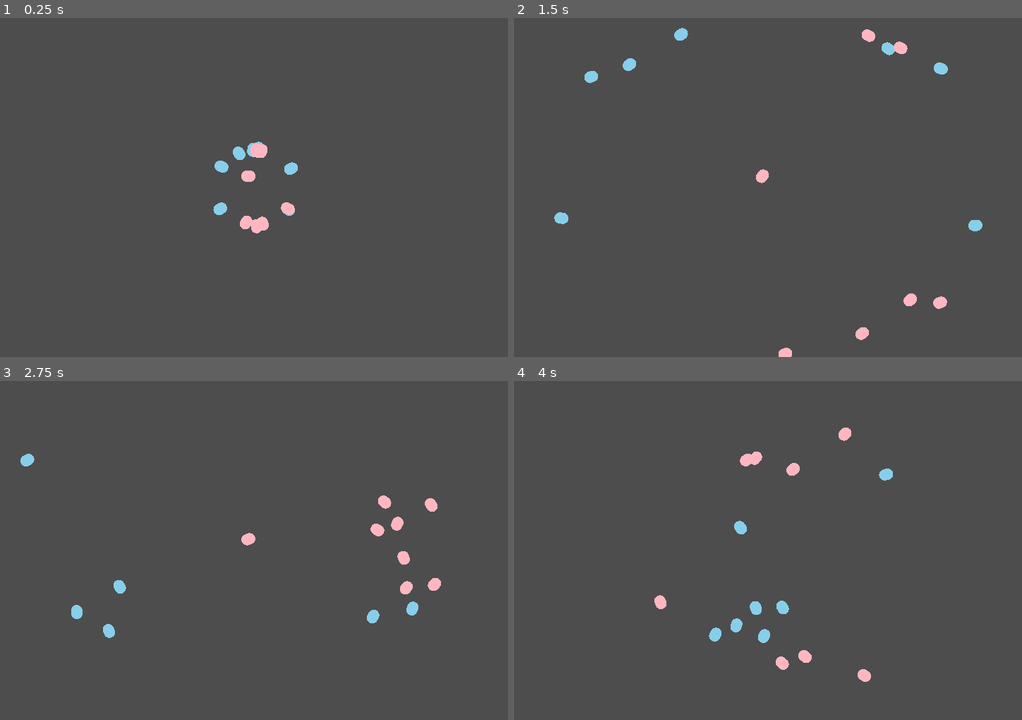
Above: before the commit, frames 1-4 (two rows, left to right).
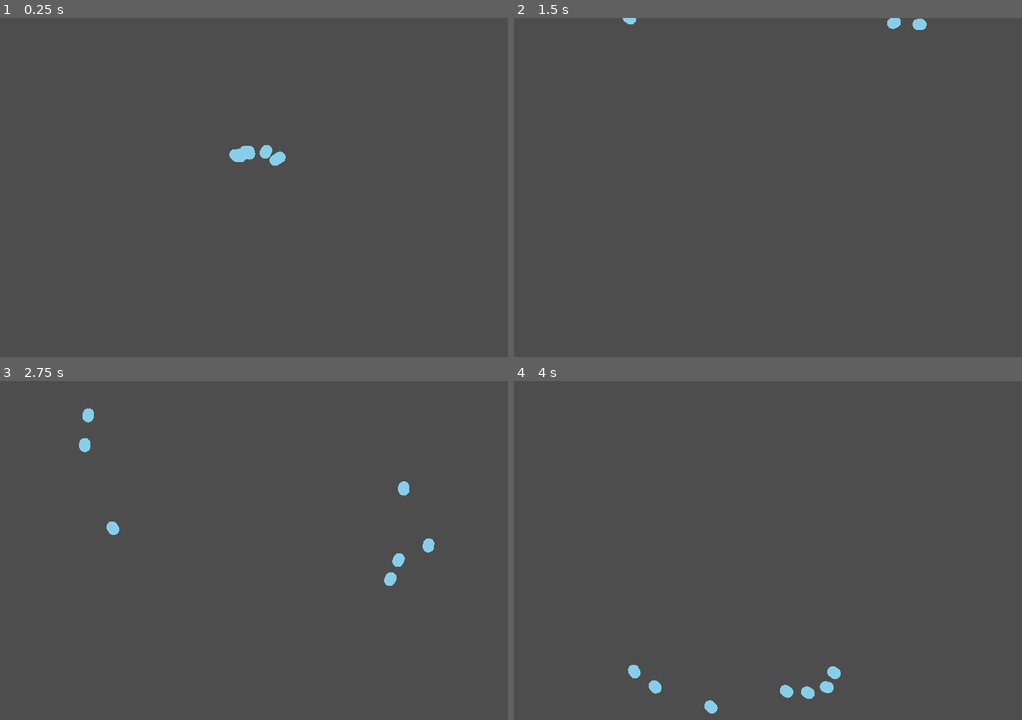
Above: after the commit, the same moments.

Repository: stevemjcu/Pond
Game: Godot game, scene res://scenes/main.tscn
The game is run twice, just before and just after one commit, with the same random seed, the same clock (stepped at 60 frames per second) and the same inputs.
Inputs:
- Up to frame 1 (0.25 s): no input
- Up to frame 2 (1.5 s): hold D (right) 0.53-1.28 s; hold A (left) from 1.28 s (still down)
- Up to frame 3 (2.75 s): release A (left) at 2.03 s; hold D (right) from 2.03 s (still down)
- Up to frame 4 (4 s): release D (right) at 2.78 s; hold W (forward) 2.78-3.53 s; hold A (left) from 3.53 s (still down)

The runs differ from the first frame. In frame 1, 0.9% of the frame differs, in the area x 41-59%, y 36-64%; in frame 2, 1.2%; in frame 3, 1.6%; in frame 4, 1.7%, in the area x 22-75%, y 13-99%.

Commit message:
Add prototype bevy scene

Diff:
--- /dev/null
+++ b/scenes/bevy.tscn
@@ -0,0 +1,14 @@
+[gd_scene load_steps=3 format=3 uid="uid://bwykli1a5d0gk"]
+
+[ext_resource type="Script" path="res://scripts/bevy.gd" id="1_4evqy"]
+
+[sub_resource type="CircleShape2D" id="CircleShape2D_2pyka"]
+radius = 154.0
+
+[node name="Bevy" type="Node2D"]
+script = ExtResource("1_4evqy")
+
+[node name="OwnedArea" type="Area2D" parent="."]
+
+[node name="CollisionShape2D" type="CollisionShape2D" parent="OwnedArea"]
+shape = SubResource("CircleShape2D_2pyka")
--- a/scenes/main.tscn
+++ b/scenes/main.tscn
@@ -2,11 +2,9 @@
 
 [ext_resource type="Script" path="res://scripts/main.gd" id="1_f0jeg"]
 [ext_resource type="PackedScene" uid="uid://kxnp3cbw1i2p" path="res://scenes/boid.tscn" id="2_ogg45"]
-[ext_resource type="PackedScene" uid="uid://d0bss7ik8uhfs" path="res://scenes/player.tscn" id="3_s5nsn"]
+[ext_resource type="PackedScene" uid="uid://bwykli1a5d0gk" path="res://scenes/bevy.tscn" id="2_q4h7d"]
 
 [node name="Main" type="Node2D"]
 script = ExtResource("1_f0jeg")
+bevy_scene = ExtResource("2_q4h7d")
 boid_scene = ExtResource("2_ogg45")
-
-[node name="Player" parent="." instance=ExtResource("3_s5nsn")]
-position = Vector2(352, 224)
--- /dev/null
+++ b/scripts/bevy.gd
@@ -0,0 +1,61 @@
+class_name Bevy
+extends Node2D
+
+
+@export var turn_rate := 4
+@export var player := false
+
+@export var color: Color
+@export var group: String
+
+var _members: Array[Boid]
+var _inside_members: Array[Boid]
+
+
+func add_member(boid: Boid) -> void:
+	_members.append(boid)
+	boid.add_to_group(group)
+	boid.bevy = self
+
+
+func remove_member(boid: Boid) -> void:
+	_members.remove_at(_members.find(boid))
+	boid.remove_from_group(group)
+	boid.bevy = null
+
+
+func is_inside(boid: Boid) -> bool:
+	return _inside_members.has(boid)
+
+
+func _physics_process(delta: float) -> void:
+	_detect_members()
+	var input := _handle_input()
+	var delta_rotation := input.x * turn_rate * delta
+	for member in _members:
+		member.velocity = member.velocity.rotated(delta_rotation)
+	position = _find_center()
+
+
+func _detect_members() -> void:
+	_inside_members.clear()
+	for body: Node2D in $OwnedArea.get_overlapping_bodies():
+		_inside_members.append(body)
+
+
+func _handle_input() -> Vector2:
+	var input := Vector2.ZERO
+	if player:
+		if Input.is_action_pressed("left"):
+			input += Vector2.LEFT
+		if Input.is_action_pressed("right"):
+			input += Vector2.RIGHT
+	return input
+
+
+func _find_center() -> Vector2:
+	var center := Vector2.ZERO
+	for member in _members:
+		center += member.position
+	center /= _members.size()
+	return center
--- a/scripts/boid.gd
+++ b/scripts/boid.gd
@@ -11,18 +11,10 @@
 @export var match_factor := 2
 @export var approach_factor := 2
 
-var _color: Color
-var _group: String
+var bevy: Bevy
 
 var _protected_neighbors: Array[Node2D]
 var _visible_neighbors: Array[Node2D]
-
-
-func assign(group: String, color: Color) -> void:
-	remove_from_group(_group)
-	add_to_group(group)
-	_group = group
-	_color = color
 
 
 func _physics_process(delta: float) -> void:
@@ -32,6 +24,7 @@
 	impulse += _avoid_neighbors()
 	impulse += _match_neighbors()
 	impulse += _approach_neighbors()
+	impulse += _approach_bevy()
 	velocity += impulse * delta
 	rotation = velocity.normalized().angle()
 	_control_speed()
@@ -40,17 +33,17 @@
 
 func _on_sprite_draw() -> void:
 	var shape := $CollisionShape2D.shape as CapsuleShape2D
-	$Sprite.draw_capsule(shape.height, shape.radius, _color)
+	$Sprite.draw_capsule(shape.height, shape.radius, bevy.color)
 
 
 func _detect_neighbors() -> void:
 	_protected_neighbors.clear()
 	for body: Node2D in $ProtectedArea.get_overlapping_bodies():
-		if body.is_in_group(_group):
+		if body.is_in_group(bevy.group):
 			_protected_neighbors.append(body)
 	_visible_neighbors.clear()
 	for body: Node2D in $VisibleArea.get_overlapping_bodies():
-		if body.is_in_group(_group):
+		if body.is_in_group(bevy.group):
 			_visible_neighbors.append(body)
 
 
@@ -85,7 +78,8 @@
 		return impulse
 	for neighbor in _visible_neighbors:
 		impulse += neighbor.velocity - velocity
-	return (impulse / _visible_neighbors.size()) * match_factor
+	impulse /= _visible_neighbors.size()
+	return impulse * match_factor
 
 
 # Tend to approach visible neighbors
@@ -95,7 +89,16 @@
 		return impulse
 	for neighbor in _visible_neighbors:
 		impulse += neighbor.position - position
-	return (impulse / _visible_neighbors.size()) * approach_factor
+	impulse /= _visible_neighbors.size()
+	return impulse * approach_factor
+
+
+# Tend to return to center of group
+func _approach_bevy() -> Vector2:
+	if bevy == null || bevy.is_inside(self):
+		return Vector2.ZERO
+	var impulse = bevy.position - position
+	return impulse * approach_factor / 8
 
 
 func _control_speed() -> void:
--- a/scripts/main.gd
+++ b/scripts/main.gd
@@ -1,20 +1,25 @@
 extends Node2D
 
 
+@export var bevy_scene: PackedScene
 @export var boid_scene: PackedScene
 
 
 func _ready() -> void:
-	for i in range(7):
+	_instantiate_swarm("a", 7, Color.SKY_BLUE, false)
+
+
+func _instantiate_swarm(group: String, count: int, color: Color, player: bool) -> void:
+	var bevy := bevy_scene.instantiate() as Bevy
+	bevy.group = group
+	bevy.color = color
+	bevy.player = player
+	add_child(bevy)
+	var position := get_viewport_rect().get_center()
+	var velocity := Vector2.from_angle(randf_range(0, 2 * PI))
+	for i in range(count):
 		var boid := boid_scene.instantiate() as Boid
-		boid.position = get_viewport_rect().get_center()
-		boid.velocity = Vector2.from_angle(randf_range(0, 2 * PI))
-		boid.assign("a", Color.SKY_BLUE)
+		boid.position = position
+		boid.velocity = velocity.rotated(randf_range(0, PI / 4))
+		bevy.add_member(boid)
 		add_child(boid)
-
-	for i in range(7):
-		var boid := boid_scene.instantiate() as Boid
-		boid.position = get_viewport_rect().get_center()
-		boid.velocity = Vector2.from_angle(randf_range(0, 2 * PI))
-		boid.assign("b", Color.LIGHT_PINK)
-		add_child(boid)
